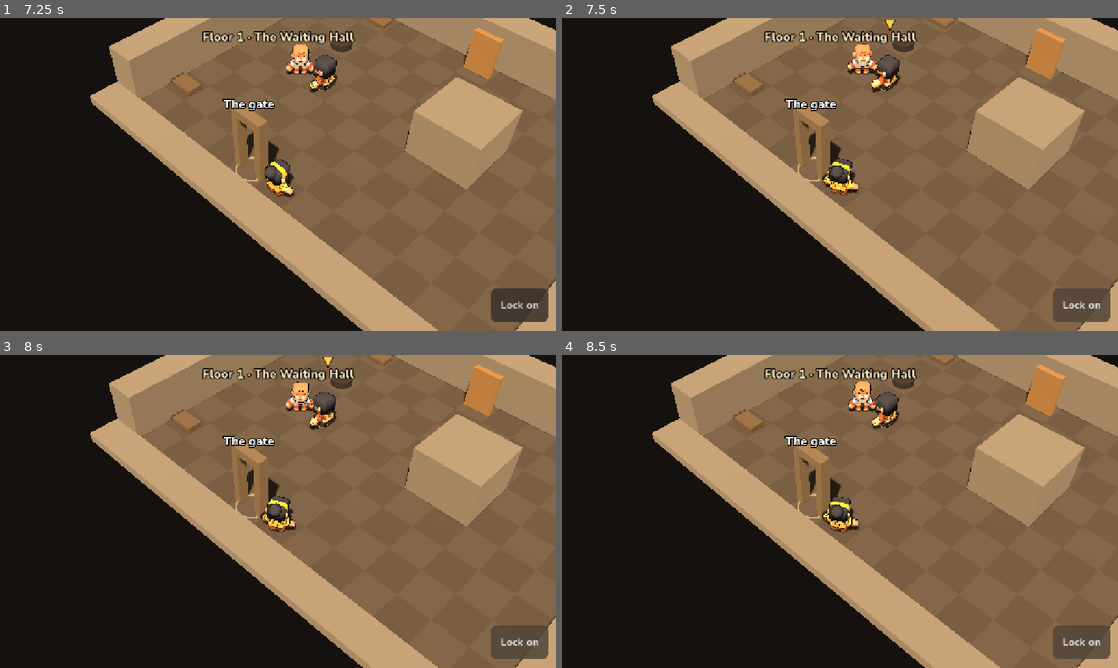
Above: before the commit, frames 1-4 (two rows, left to right).
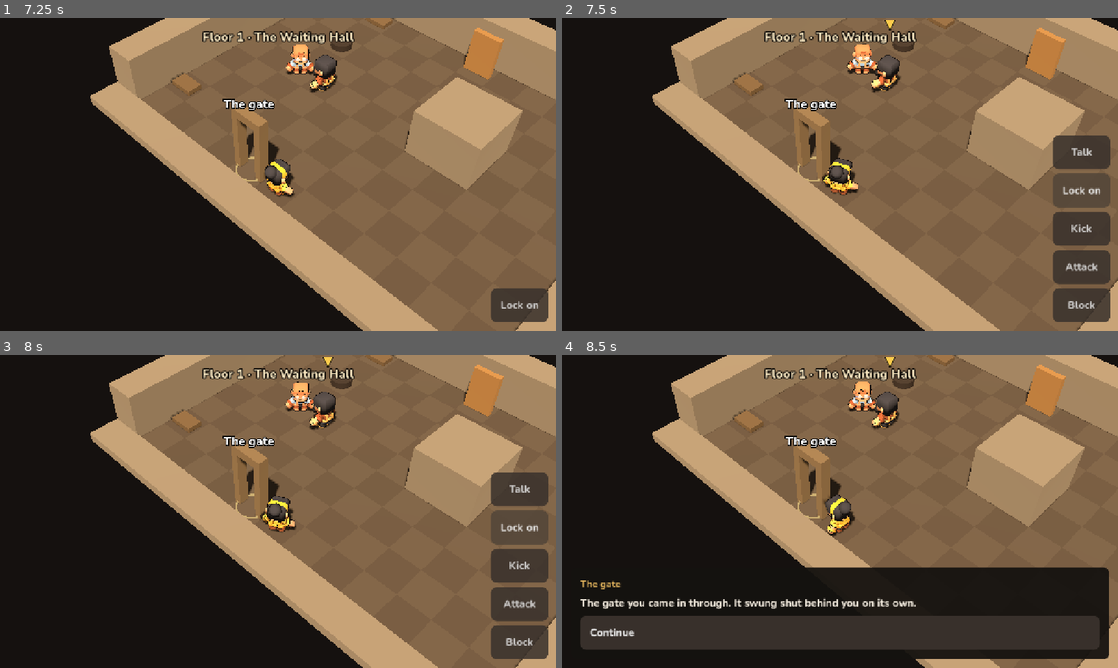
Above: after the commit, the same moments.

Repository: vel71184/the-tower
Game: Godot game, scene res://scenes/main.tscn
Same seed, same stepped clock (60 frames per second), same inputs: the game is played once before the commit and once after it.
Inputs (mouse positions are in pixels of both pictures, inside the frame that each line leads up to):
- Up to frame 1 (7.25 s): click "New climb" at 0.5 s; click "Skip ▸" at 1.25 s; tap Enter (ui_accept) at 2, 2.27, 5 s; move the mouse to (400, 158) at 2.02 s; hold D (move_right) 2.03-2.75 s; hold Space (attack) 2.03-2.75 s; click (400, 158) at 2.17 s; drag from (166, 190) to (250, 237) at 2.77 s; click "I'll tell her." at 3.5 s; click "Continue" at 4.25 s; move the mouse to (333, 105) at 5.02 s; hold D (move_right) 5.03-5.75 s; hold E (interact) 5.03-5.75 s; click "Climb" at 5.75 s; drag from (250, 237) to (111, 127) at 6.52 s
- Up to frame 2 (7.5 s): click "Lock on" at 7.25 s
- Up to frame 3 (8 s): no input
- Up to frame 4 (8.5 s): click "Lock on" (after the commit: "Talk") at 8 s

Frame 1 is identical in both runs. In frame 2, 4.5% of the frame differs, in the area x 88-99%, y 37-93%; in frame 3, 4.5%; in frame 4, 20%, in the area x 3-99%, y 0-98%.

Commit message:
Locking on brings up the fight buttons
Co-Authored-By: Claude Opus 5.5 <noreply@anthropic.com>
Claude-Session: https://claude.ai/code/session_018eCtRiykKVLLKD4TJKqToP

Diff:
--- a/scripts/game/main.gd
+++ b/scripts/game/main.gd
@@ -83,7 +83,7 @@
 	var free := not ui.is_busy() and not _note_open and not cutscene.playing
 	var v := Input.get_vector("move_left", "move_right", "move_up", "move_down") if free else Vector2.ZERO
 	climber.move_free(screen_to_world(v), delta)
-	ui.combat_active = combat.active
+	ui.combat_active = combat.active or combat.lock_target != null
 	var block_input: bool = free and (Input.is_action_pressed("block") or ui.block_held())
 	if block_input != _block_input:
 		_block_input = block_input
--- a/tests/test_runner.gd
+++ b/tests/test_runner.gd
@@ -616,6 +616,15 @@
 		if b.visible:
 			fight_buttons += 1
 	check(fight_buttons <= 1, "outside a fight only Lock on shows")
+	main.combat._set_lock(brann)
+	await get_tree().process_frame
+	await get_tree().process_frame
+	fight_buttons = 0
+	for b in main.ui._touch_bar.get_children():
+		if b.visible:
+			fight_buttons += 1
+	check(fight_buttons > 1, "locking on brings up the fight buttons")
+	main.combat._set_lock(null)
 
 	print("Saves")
 	Baseline.reset()
